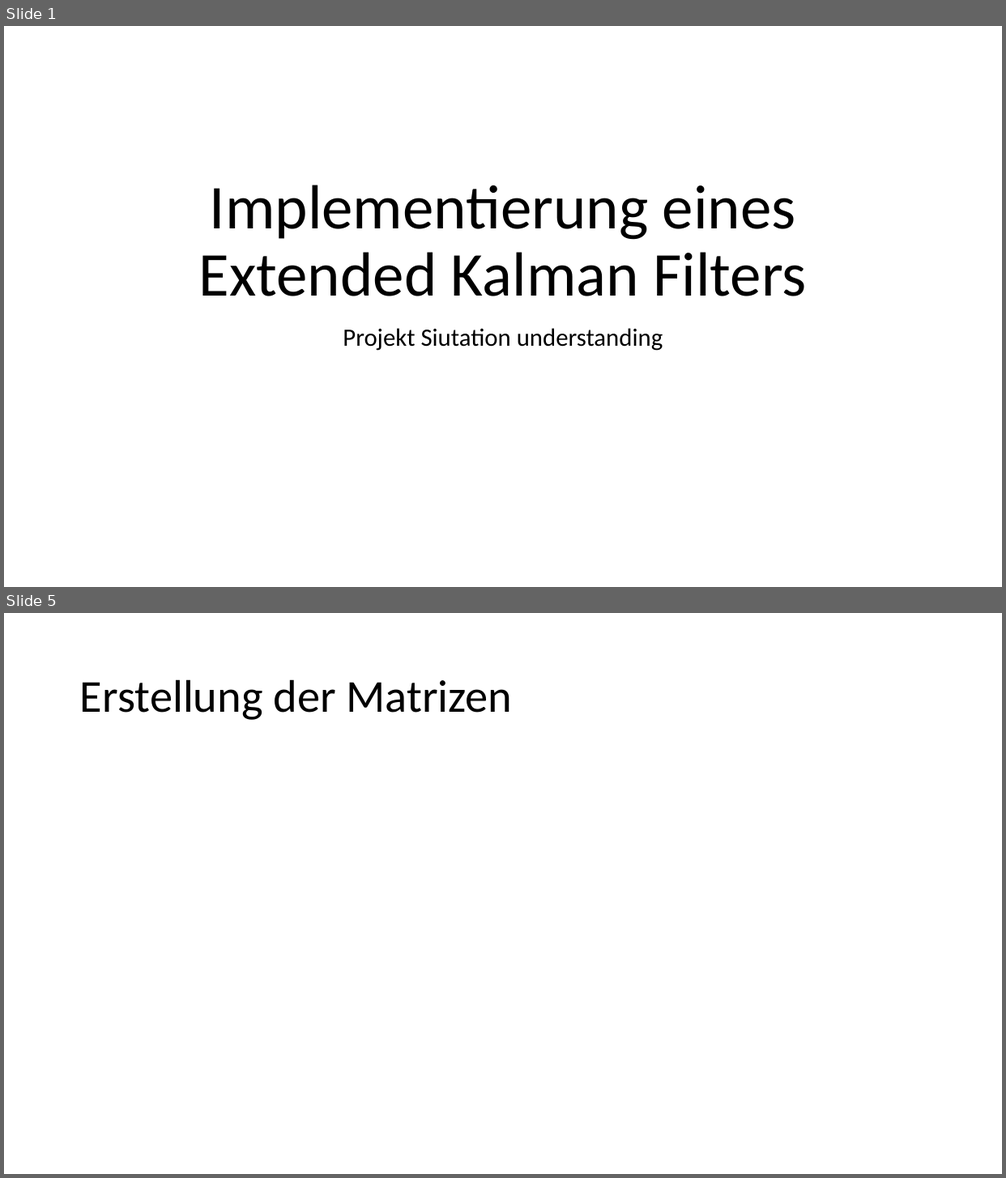
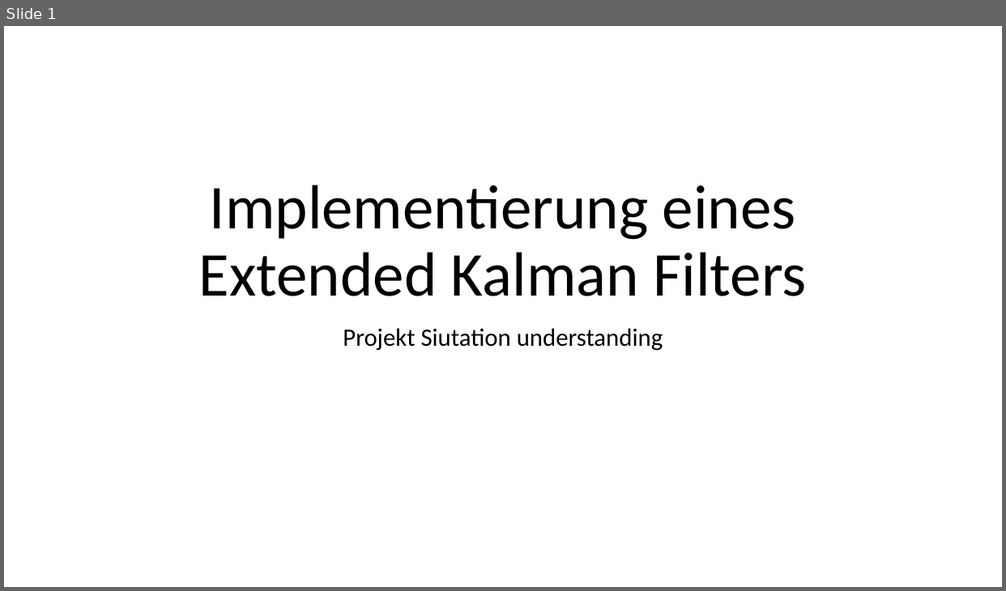
Before and after one commit to MrxPoopybutthole/situation, a slide deck: präsentation.pptx. Shown one above the other, each under a label of ours: slides 1 and 5 before the commit, slide 1 after it; the slides between them are not shown. The pictures are 1006x1178 and 1006x591 pixels, drawn with LibreOffice and Linux fonts; fonts in the diff are those of the drawing. Boxes give left, top, right and bottom in pixels: in the first picture for what was removed or moved away, otherwise in the second. Text is boxed around its words. In the diff, an @@ line names an element or a change of style, - is before the commit and + after.

```diff
--- a/präsentation.pptx
+++ b/präsentation.pptx
@@ slide 5 removed at (x1=4, y1=613, x2=1002, y2=1174), background #FFFFFF @@
@@ title removed at (x1=80, y1=679, x2=513, y2=720) @@
-Erstellung der Matrizen
```
Also in this commit, not shown: 3 slides changed, 8 slides added, 3 other slides removed, 29 other files.
